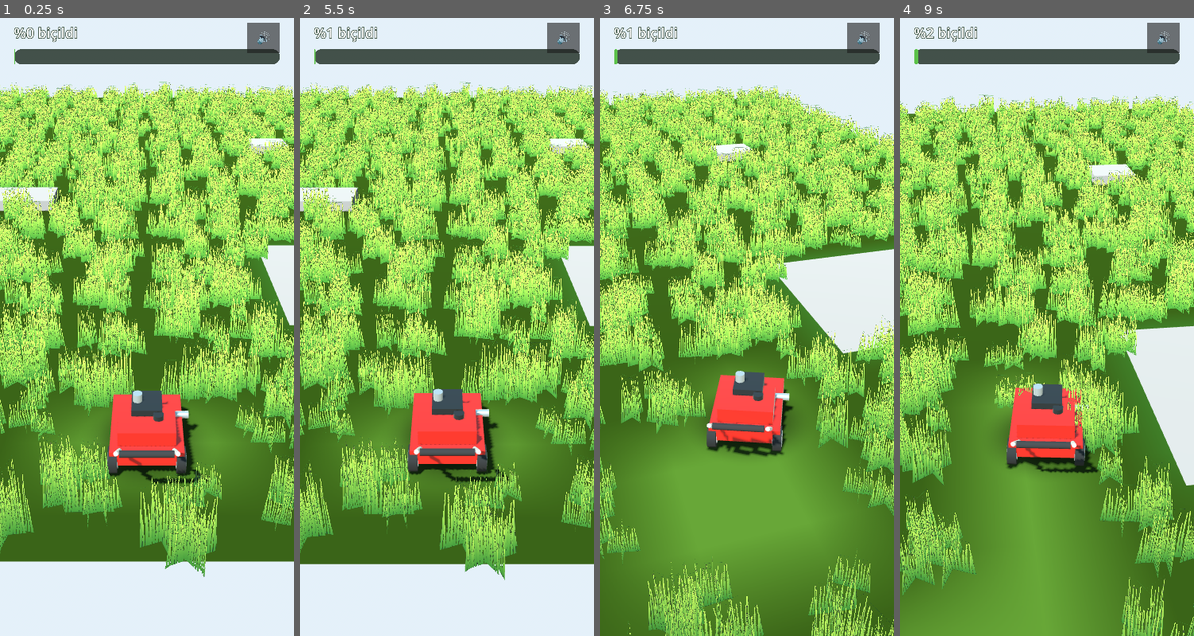
Above: before the commit, frames 1-4 (left to right).
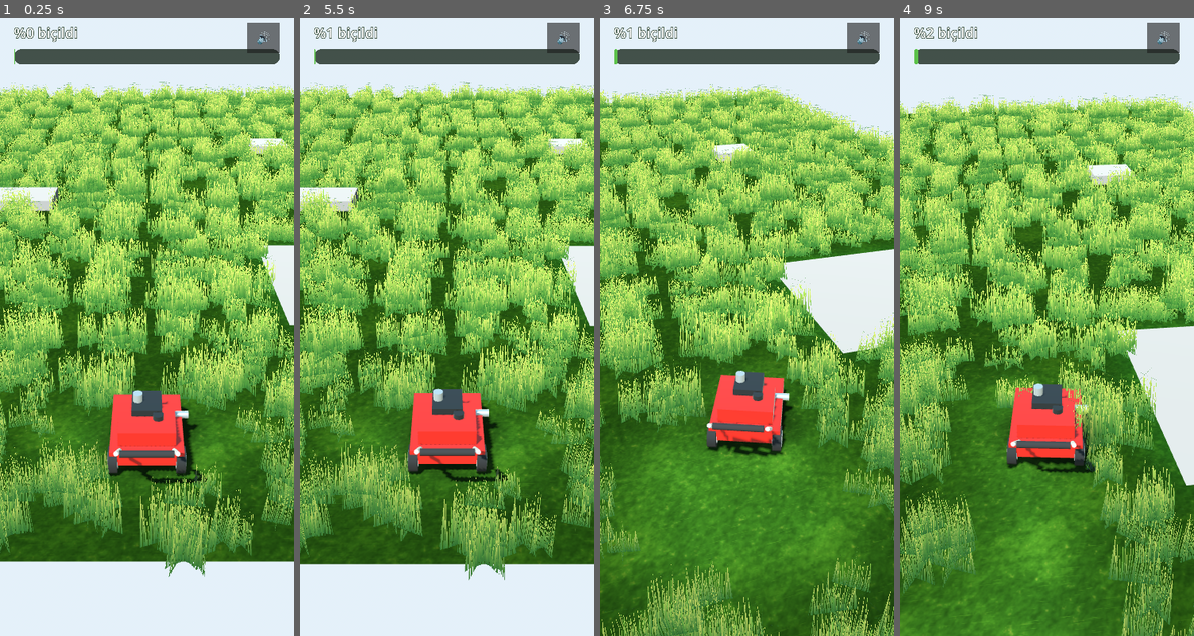
Above: after the commit, the same moments.

Repository: osdeniz/underthelawn
Game: Godot game, scene res://scenes/Main.tscn
Two runs of this game, one before a commit and one after it. Both use one fixed random seed, a clock stepped at 60 frames per second and the inputs below.
Inputs (mouse positions are in pixels of both pictures, inside the frame that each line leads up to):
- Up to frame 1 (0.25 s): no input
- Up to frame 2 (5.5 s): click "🔊" at 0.5 s; click "🔇" at 1.25 s; click "🔊" at 2 s; click "🔇" at 2.75 s; click "🔊" at 3.5 s; click "🔇" at 4.25 s; move the mouse to (511, 283) at 5.02 s; click (511, 283) at 5.17 s
- Up to frame 3 (6.75 s): drag from (688, 351) to (732, 444) at 5.77 s; move the mouse to (776, 178) at 6.52 s; click (776, 178) at 6.67 s
- Up to frame 4 (9 s): drag from (1032, 444) to (958, 221) at 7.27 s; move the mouse to (1135, 413) at 8.02 s; click (1135, 413) at 8.17 s; drag from (958, 221) to (1002, 160) at 8.77 s

The runs differ from the first frame. In frame 1, 53% of the frame differs, in the area x 0-100%, y 10-91%; in frame 2, 53%; in frame 3, 61%; in frame 4, 62%, in the area x 0-100%, y 12-100%.

Commit message:
feat: add procedural asset generation tool and implement placeholder grass textures and audio streams

Diff:
--- a/project.godot
+++ b/project.godot
@@ -39,6 +39,7 @@
 renderer/rendering_method="mobile"
 renderer/rendering_method.mobile="mobile"
 textures/vram_compression/import_etc2_astc=true
-anti_aliasing/quality/msaa_3d=1
+textures/default_filters/anisotropic_filtering_level=2
+anti_aliasing/quality/msaa_3d=2
 lights_and_shadows/directional_shadow/size=1024
 lights_and_shadows/directional_shadow/soft_shadow_filter_quality=2
--- a/scripts/audio_director.gd
+++ b/scripts/audio_director.gd
@@ -9,12 +9,15 @@
 ## pitch 0.82 <-> 1.0 with up to +0.12 while turning, ~4/s lerp; cut sound at
 ## 0.6 with three pitch variants over a three-voice pool; ambient at 0.18.
 
+## Base names; any of AUDIO_EXTENSIONS is accepted, so a real .ogg recording
+## dropped in later silently replaces the generated .wav placeholder.
 const PATHS := {
-	"engine": "res://audio/mower_engine_loop.ogg",
-	"cut": "res://audio/grass_cut.ogg",
-	"discovery": "res://audio/discovery_chime.ogg",
-	"ambient": "res://audio/ambient_birds_loop.ogg",
+	"engine": "res://audio/mower_engine_loop",
+	"cut": "res://audio/grass_cut",
+	"discovery": "res://audio/discovery_chime",
+	"ambient": "res://audio/ambient_birds_loop",
 }
+const AUDIO_EXTENSIONS: Array[String] = [".ogg", ".wav", ".mp3"]
 
 const CUT_VOICES := GameConfig.CUT_VOICES
 
@@ -47,13 +50,18 @@
 func _load_streams() -> void:
 	var missing: Array[String] = []
 	for key in PATHS:
-		var path: String = PATHS[key]
-		if ResourceLoader.exists(path):
-			var stream := load(path) as AudioStream
+		var base: String = PATHS[key]
+		var found := false
+		for ext in AUDIO_EXTENSIONS:
+			if not ResourceLoader.exists(base + ext):
+				continue
+			var stream := load(base + ext) as AudioStream
 			if stream != null:
 				_streams[key] = stream
-				continue
-		missing.append(path.get_file())
+				found = true
+				break
+		if not found:
+			missing.append(base.get_file() + ".ogg")
 	if not missing.is_empty():
 		push_warning("AudioDirector: audio/ dosyalari eksik, sessiz devam: %s"
 			% ", ".join(missing))
@@ -73,11 +81,28 @@
 	p.name = node_name
 	if key != "" and _streams.has(key):
 		p.stream = _streams[key]
-		var ogg := p.stream as AudioStreamOggVorbis
-		if ogg != null and looping:
-			ogg.loop = true
+		if looping:
+			_force_loop(p.stream)
 	add_child(p)
 	return p
+
+
+## The generated placeholders are .wav files with no loop metadata, so looping
+## is set on the resource here rather than relying on the import settings.
+static func _force_loop(stream: AudioStream) -> void:
+	var ogg := stream as AudioStreamOggVorbis
+	if ogg != null:
+		ogg.loop = true
+		return
+	var wav := stream as AudioStreamWAV
+	if wav != null:
+		wav.loop_mode = AudioStreamWAV.LOOP_FORWARD
+		wav.loop_begin = 0
+		wav.loop_end = wav.data.size() / 2   # 16-bit mono
+		return
+	var mp3 := stream as AudioStreamMP3
+	if mp3 != null:
+		mp3.loop = true
 
 
 # ---------------------------------------------------------------- public API
--- a/scripts/game_config.gd
+++ b/scripts/game_config.gd
@@ -39,7 +39,8 @@
 const GROUND_ROUGHNESS := 0.95
 
 const TUFT_VARIANTS := 8
-const TUFTS_PER_CLUSTER := 7
+## §5 says 7; raised on request for a denser lawn.
+const TUFTS_PER_CLUSTER := 11
 const TUFT_HEIGHT_MIN := 0.30
 const TUFT_HEIGHT_MAX := 0.66
 const TUFT_WIDTH_MIN := 0.26
--- a/shaders/grass_tuft.gdshader
+++ b/shaders/grass_tuft.gdshader
@@ -1,7 +1,7 @@
 shader_type spatial;
 // Grass-card trick (§5): double sided, normals forced UP so the back face is
 // not dark and the tufts light like the ground. Alpha-scissored silhouette.
-render_mode cull_disabled, diffuse_burley, specular_disabled, depth_prepass_alpha;
+render_mode cull_disabled, diffuse_burley, specular_disabled, alpha_to_coverage;
 
 uniform sampler2D tuft_texture : source_color, filter_linear_mipmap;
 uniform float alpha_cutoff = 0.25;
@@ -23,8 +23,9 @@
 void fragment() {
 	vec4 tex = texture(tuft_texture, UV);
 	ALBEDO = tex.rgb;
-	ALPHA = tex.a;
-	ALPHA_SCISSOR_THRESHOLD = alpha_cutoff;
+	// Alpha-to-coverage lets MSAA antialias the blade edges instead of the
+	// hard stair-step a scissor gives. Remap so thin tips stay visible.
+	ALPHA = smoothstep(alpha_cutoff * 0.5, alpha_cutoff * 1.6, tex.a);
 	ROUGHNESS = 0.95;
 	NORMAL = vec3(0.0, 1.0, 0.0);
 }
--- a/shaders/lawn_ground.gdshader
+++ b/shaders/lawn_ground.gdshader
@@ -9,8 +9,8 @@
 // Tint texel (col, row) maps to UV (col/16, row/24); row 0 is north (-Z), which
 // matches PlaneMesh UV v=0 at z=-12. Verify on first run (§18 trap 5).
 
-uniform sampler2D grass_albedo : source_color, filter_linear_mipmap, repeat_enable;
-uniform sampler2D grass_normal : hint_roughness_normal, filter_linear_mipmap, repeat_enable;
+uniform sampler2D grass_albedo : source_color, filter_linear_mipmap_anisotropic, repeat_enable;
+uniform sampler2D grass_normal : hint_roughness_normal, filter_linear_mipmap_anisotropic, repeat_enable;
 uniform sampler2D cell_tint : source_color, filter_linear, repeat_disable;
 
 uniform bool has_albedo = false;
--- /dev/null
+++ b/tools/gen_assets.gd
@@ -0,0 +1,226 @@
+extends SceneTree
+## One-off asset generator. Writes the placeholder textures and sounds that
+## REFERENCE.md §5 and §14 describe to disk as real files, so the game only ever
+## LOADS files (the sprint brief forbids runtime synthesis).
+##
+## Run:  Godot --headless --path . --script res://tools/gen_assets.gd
+## Replace any output with real art/recordings of the same name at any time.
+
+const SR := 44100
+
+
+func _initialize() -> void:
+	print("--- asset uretimi ---")
+	_grass_albedo(512)
+	_grass_normal(256)
+	_tuft_silhouette(512)
+	_engine_loop()
+	_grass_cut()
+	_discovery_chime()
+	print("--- bitti ---")
+	quit()
+
+
+# ---------------------------------------------------------------- noise helpers
+
+func _hash2(x: int, y: int, seed_value: int) -> float:
+	var h := (x * 374761393 + y * 668265263 + seed_value * 1442695040888963407) & 0x7fffffff
+	h = (h ^ (h >> 13)) * 1274126177
+	h = h & 0x7fffffff
+	return float(h % 100000) / 100000.0
+
+
+## Value noise that wraps at `period`, so the texture tiles seamlessly.
+func _wrapped_noise(u: float, v: float, period: int, seed_value: int) -> float:
+	var fx := u * float(period)
+	var fy := v * float(period)
+	var x0 := int(floor(fx))
+	var y0 := int(floor(fy))
+	var tx := fx - float(x0)
+	var ty := fy - float(y0)
+	tx = tx * tx * (3.0 - 2.0 * tx)
+	ty = ty * ty * (3.0 - 2.0 * ty)
+	var a := _hash2(posmod(x0, period), posmod(y0, period), seed_value)
+	var b := _hash2(posmod(x0 + 1, period), posmod(y0, period), seed_value)
+	var c := _hash2(posmod(x0, period), posmod(y0 + 1, period), seed_value)
+	var d := _hash2(posmod(x0 + 1, period), posmod(y0 + 1, period), seed_value)
+	return lerp(lerp(a, b, tx), lerp(c, d, tx), ty)
+
+
+func _fbm(u: float, v: float, base_period: int, octaves: int, seed_value: int) -> float:
+	var total := 0.0
+	var amp := 1.0
+	var norm := 0.0
+	var period := base_period
+	for o in octaves:
+		total += _wrapped_noise(u, v, period, seed_value + o * 131) * amp
+		norm += amp
+		amp *= 0.5
+		period *= 2
+	return total / norm
+
+
+# ---------------------------------------------------------------- textures (§5)
+
+## Green blotches + clipping scratches + dry yellow tips, seamless.
+func _grass_albedo(size: int) -> void:
+	var img := Image.create(size, size, true, Image.FORMAT_RGB8)
+	var dark := Color(0.121, 0.243, 0.086)
+	var mid := Color(0.204, 0.373, 0.129)
+	var light := Color(0.310, 0.494, 0.180)
+	var dry := Color(0.541, 0.522, 0.267)
+
+	for y in size:
+		for x in size:
+			var u := float(x) / float(size)
+			var v := float(y) / float(size)
+			# Broad patchiness, then fine blade grain.
+			var patch := _fbm(u, v, 4, 4, 11)
+			var grain := _fbm(u, v, 48, 3, 27)
+			var t := clampf(patch * 0.65 + grain * 0.45, 0.0, 1.0)
+			var col := dark.lerp(mid, clampf(t * 1.6, 0.0, 1.0))
+			col = col.lerp(light, clampf((t - 0.55) * 1.9, 0.0, 1.0))
+			# Dry yellow tips where the fine grain peaks.
+			var dryness := clampf((grain - 0.74) * 3.4, 0.0, 1.0)
+			col = col.lerp(dry, dryness * 0.55)
+			# Faint clipping scratches: thin high-frequency streaks.
+			var streak := _wrapped_noise(u * 0.35 + v * 2.4, v * 9.0, 64, 91)
+			if streak > 0.86:
+				col = col.lerp(light, (streak - 0.86) * 4.0)
+			img.set_pixel(x, y, col)
+
+	img.generate_mipmaps()
+	var err := img.save_png("res://textures/grass_albedo.png")
+	print("  grass_albedo.png %dx%d -> %s" % [size, size, "ok" if err == OK else str(err)])
+
+
+## Normal map derived from the same fine grain height field.
+func _grass_normal(size: int) -> void:
+	var img := Image.create(size, size, false, Image.FORMAT_RGB8)
+	var strength := 2.4
+	for y in size:
+		for x in size:
+			var u := float(x) / float(size)
+			var v := float(y) / float(size)
+			var step := 1.0 / float(size)
+			var hl := _fbm(u - step, v, 40, 3, 27)
+			var hr := _fbm(u + step, v, 40, 3, 27)
+			var hd := _fbm(u, v - step, 40, 3, 27)
+			var hu := _fbm(u, v + step, 40, 3, 27)
+			var n := Vector3((hl - hr) * strength, (hd - hu) * strength, 1.0).normalized()
+			img.set_pixel(x, y, Color(n.x * 0.5 + 0.5, n.y * 0.5 + 0.5, n.z * 0.5 + 0.5))
+	var err := img.save_png("res://textures/grass_normal.png")
+	print("  grass_normal.png %dx%d -> %s" % [size, size, "ok" if err == OK else str(err)])
+
+
+## Dense pointed-blade silhouette on transparent ground, rooted at the bottom.
+func _tuft_silhouette(size: int) -> void:
+	var img := Image.create(size, size, true, Image.FORMAT_RGBA8)
+	img.fill(Color(0.0, 0.0, 0.0, 0.0))
+	var rng := RandomNumberGenerator.new()
+	rng.seed = 20260822
+	var blades := 26
+
+	for b in blades:
+		var root_x := (float(b) + rng.randf_range(0.15, 0.85)) / float(blades)
+		var fan := (root_x - 0.5) * rng.randf_range(0.20, 0.44)
+		var tip_x := clampf(root_x + fan, 0.01, 0.99)
+		var height := rng.randf_range(0.45, 1.0)
+		var half_w := rng.randf_range(0.011, 0.022)
+		var root_col := Color(0.114, 0.278, 0.078).lerp(Color(0.180, 0.353, 0.110), rng.randf())
+		var tip_col := Color(0.400, 0.549, 0.180).lerp(Color(0.588, 0.588, 0.278), rng.randf())
+
+		var steps := size * 3
+		for s in steps:
+			var t := float(s) / float(steps - 1)
+			var cx := lerpf(root_x, tip_x, t * t * 0.72 + t * 0.28)
+			var cy := t * height
+			var w := half_w * (1.0 - 0.80 * t)
+			var px := cx * float(size)
+			var py := float(size - 1) - cy * float(size)
+			var span := maxi(int(ceil(w * float(size))), 1)
+			var col := root_col.lerp(tip_col, t)
+			for dx in range(-span - 1, span + 2):
+				var xi := int(round(px)) + dx
+				var yi := int(round(py))
+				if xi < 0 or xi >= size or yi < 0 or yi >= size:
+					continue
+				var edge := clampf(1.0 - absf(float(dx)) / (float(span) + 1.0), 0.0, 1.0)
+				var a := clampf(edge * 1.9, 0.0, 1.0)
+				var prev := img.get_pixel(xi, yi)
+				if a > prev.a:
+					img.set_pixel(xi, yi, Color(col.r, col.g, col.b, a))
+
+	img.generate_mipmaps()
+	var err := img.save_png("res://textures/grass_blade_tuft.png")
+	print("  grass_blade_tuft.png %dx%d, %d bicak -> %s" % [size, size, blades, "ok" if err == OK else str(err)])
+
+
+# ---------------------------------------------------------------- audio (§14)
+
+func _write_wav(path: String, samples: PackedFloat32Array, gain: float) -> void:
+	var data := PackedByteArray()
+	data.resize(samples.size() * 2)
+	for i in samples.size():
+		var s := clampf(samples[i] * gain, -1.0, 1.0)
+		data.encode_s16(i * 2, int(s * 32767.0))
+	var wav := AudioStreamWAV.new()
+	wav.format = AudioStreamWAV.FORMAT_16_BITS
+	wav.mix_rate = SR
+	wav.stereo = false
+	wav.data = data
+	var err := wav.save_to_wav(path)
+	print("  %s  %.2fs -> %s" % [path.get_file(), float(samples.size()) / float(SR),
+		"ok" if err == OK else str(err)])
+
+
+## 85 Hz fundamental + 6 harmonics at 1/k (saw-like) + 10% amplitude modulation
+## at 13 Hz ("pat-pat") + tanh saturation. Exactly 1 s, so it loops seamlessly:
+## 85 and 13 both complete whole cycles in one second.
+func _engine_loop() -> void:
+	var count := SR
+	var out := PackedFloat32Array()
+	out.resize(count)
+	for i in count:
+		var t := float(i) / float(SR)
+		var s := 0.0
+		for k in range(1, 8):
+			s += sin(TAU * 85.0 * float(k) * t) / float(k)
+		var am := 1.0 + 0.10 * sin(TAU * 13.0 * t)
+		out[i] = tanh(s * am * 0.9)
+	_write_wav("res://audio/mower_engine_loop.wav", out, 0.85)
+
+
+## 0.16 s white noise through a one-pole lowpass sweeping 2800 -> 500 Hz, fast
+## attack and exponential decay.
+func _grass_cut() -> void:
+	var count := int(SR * 0.16)
+	var out := PackedFloat32Array()
+	out.resize(count)
+	var rng := RandomNumberGenerator.new()
+	rng.seed = 4242
+	var lp := 0.0
+	for i in count:
+		var t := float(i) / float(SR)
+		var progress := float(i) / float(count)
+		var cutoff := lerpf(2800.0, 500.0, progress)
+		var a := 1.0 - exp(-TAU * cutoff / float(SR))
+		lp += (rng.randf_range(-1.0, 1.0) - lp) * a
+		var attack := clampf(t / 0.004, 0.0, 1.0)
+		out[i] = lp * attack * exp(-t * 22.0)
+	_write_wav("res://audio/grass_cut.wav", out, 1.6)
+
+
+## E6 (1318.5 Hz) then B6 (1975.5 Hz) 0.12 s later, exponential decay, 0.7 s.
+func _discovery_chime() -> void:
+	var count := int(SR * 0.7)
+	var out := PackedFloat32Array()
+	out.resize(count)
+	for i in count:
+		var t := float(i) / float(SR)
+		var s := sin(TAU * 1318.5 * t) * exp(-t * 4.2)
+		if t > 0.12:
+			var t2 := t - 0.12
+			s += sin(TAU * 1975.5 * t2) * exp(-t2 * 4.6) * 0.85
+		out[i] = s
+	_write_wav("res://audio/discovery_chime.wav", out, 0.5)
Not shown, added: audio/discovery_chime.wav.import
Not shown, added: audio/grass_cut.wav.import
Not shown, added: audio/mower_engine_loop.wav.import
Binary file added: textures/grass_albedo.png
Not shown, added: textures/grass_albedo.png.import
Binary file added: textures/grass_blade_tuft.png
Not shown, added: textures/grass_blade_tuft.png.import
Binary file added: textures/grass_normal.png
Not shown, added: textures/grass_normal.png.import
Not shown, added: tools/gen_assets.gd.uid
Not shown, added: audio/discovery_chime.wav
Not shown, added: audio/grass_cut.wav
(and 1 more such lines)
